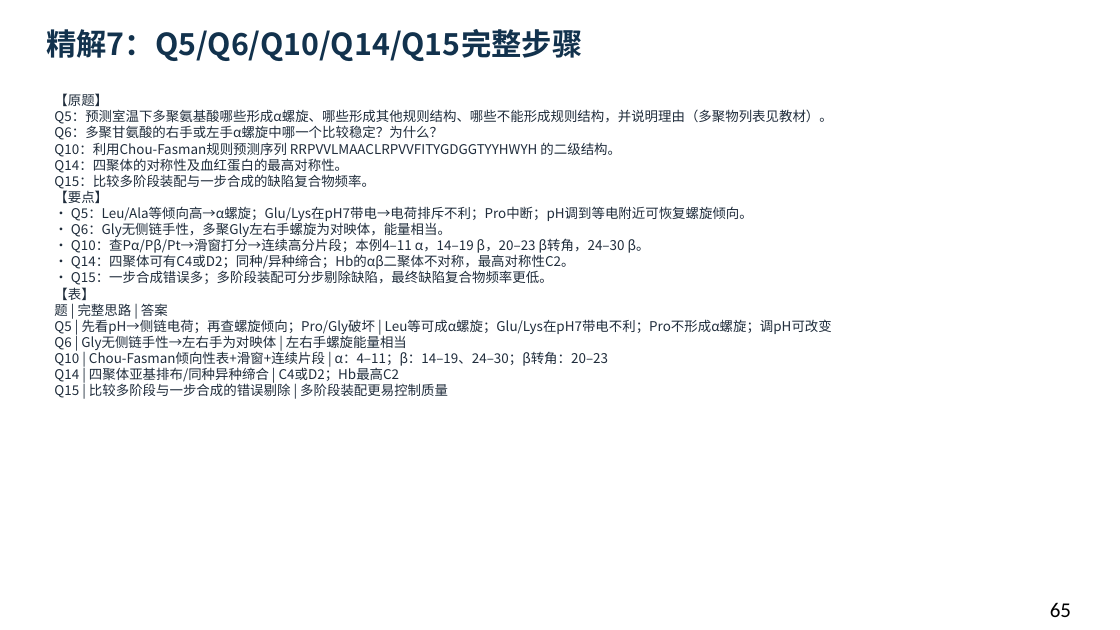
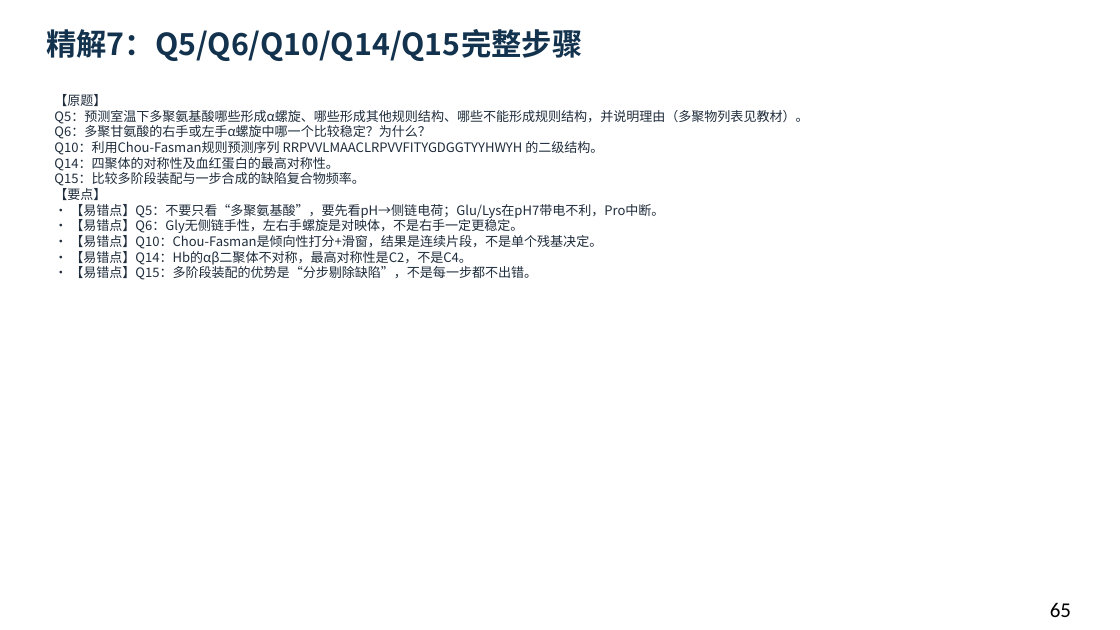
Before and after one commit to newkan-li/Biochemistry, a slide deck: slide 65 of downloads/bc03-ai-style.pptx. Drawn at 1120x630 pixels with LibreOffice and Linux fonts; fonts in the diff are those of the drawing. Boxes give left, top, right and bottom in pixels: in the first picture for what was removed or moved away, otherwise in the second. Text is boxed around its words. In the diff, an @@ line names an element or a change of style, - is before the commit and + after.

Commit message:
bc03全部精解页改为原题→解析→答案;精解2 Q4/Q5/Q6/Q9/Q11补步骤,去掉压缩表格;下载版更新;版本20261112j

```diff
--- a/downloads/bc03-ai-style.pptx
+++ b/downloads/bc03-ai-style.pptx
@@ text at (54, 94, 808, 280): text changed; size 11.5 to 11.2 pt @@
-【原题】
-Q5：预测室温下多聚氨基酸哪些形成α螺旋、哪些形成其他规则结构、哪些不能形成规则结构，并说明理由（多聚物列表见教材）。
-Q6：多聚甘氨酸的右手或左手α螺旋中哪一个比较稳定？为什么？
-Q10：利用Chou-Fasman规则预测序列 RRPVVLMAACLRPVVFITYGDGGTYYHWYH 的二级结构。
-Q14：四聚体的对称性及血红蛋白的最高对称性。
-Q15：比较多阶段装配与一步合成的缺陷复合物频率。
-【要点】
-• Q5：Leu/Ala等倾向高→α螺旋；Glu/Lys在pH7带电→电荷排斥不利；Pro中断；pH调到等电附近可恢复螺旋倾向。
-• Q6：Gly无侧链手性，多聚Gly左右手螺旋为对映体，能量相当。
-• Q10：查Pα/Pβ/Pt→滑窗打分→连续高分片段；本例4–11 α，14–19 β，20–23 β转角，24–30 β。
-• Q14：四聚体可有C4或D2；同种/异种缔合；Hb的αβ二聚体不对称，最高对称性C2。
-• Q15：一步合成错误多；多阶段装配可分步剔除缺陷，最终缺陷复合物频率更低。
-【表】
-题 | 完整思路 | 答案
-Q5 | 先看pH→侧链电荷；再查螺旋倾向；Pro/Gly破坏 | Leu等可成α螺旋；Glu/Lys在pH7带电不利；Pro不形成α螺旋；调pH可改变
-Q6 | Gly无侧链手性→左右手为对映体 | 左右手螺旋能量相当
-Q10 | Chou-Fasman倾向性表+滑窗+连续片段 | α：4–11；β：14–19、24–30；β转角：20–23
-Q14 | 四聚体亚基排布/同种异种缔合 | C4或D2；Hb最高C2
-Q15 | 比较多阶段与一步合成的错误剔除 | 多阶段装配更易控制质量
+【原题】
+Q5：预测室温下多聚氨基酸哪些形成α螺旋、哪些形成其他规则结构、哪些不能形成规则结构，并说明理由（多聚物列表见教材）。
+Q6：多聚甘氨酸的右手或左手α螺旋中哪一个比较稳定？为什么？
+Q10：利用Chou-Fasman规则预测序列 RRPVVLMAACLRPVVFITYGDGGTYYHWYH 的二级结构。
+Q14：四聚体的对称性及血红蛋白的最高对称性。
+Q15：比较多阶段装配与一步合成的缺陷复合物频率。
+【要点】
+• 【易错点】Q5：不要只看“多聚氨基酸”，要先看pH→侧链电荷；Glu/Lys在pH7带电不利，Pro中断。
+• 【易错点】Q6：Gly无侧链手性，左右手螺旋是对映体，不是右手一定更稳定。
+• 【易错点】Q10：Chou-Fasman是倾向性打分+滑窗，结果是连续片段，不是单个残基决定。
+• 【易错点】Q14：Hb的αβ二聚体不对称，最高对称性是C2，不是C4。
+• 【易错点】Q15：多阶段装配的优势是“分步剔除缺陷”，不是每一步都不出错。
```
Also in this commit, not shown: 81 other slides changed, 5 other files.
